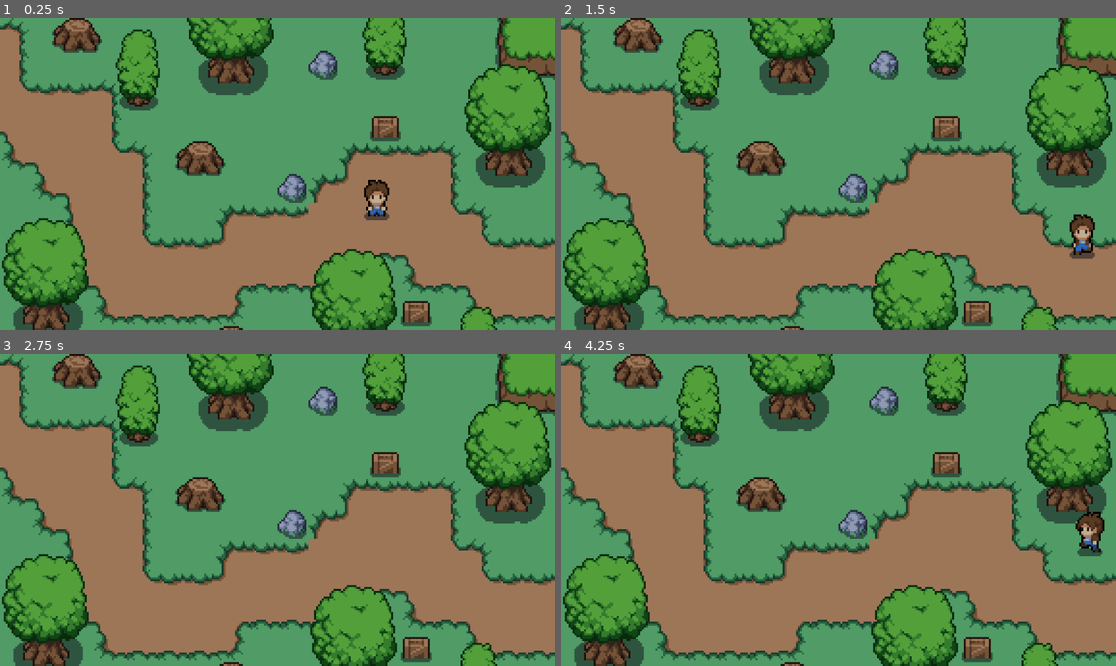
Above: before the commit, frames 1-4 (two rows, left to right).
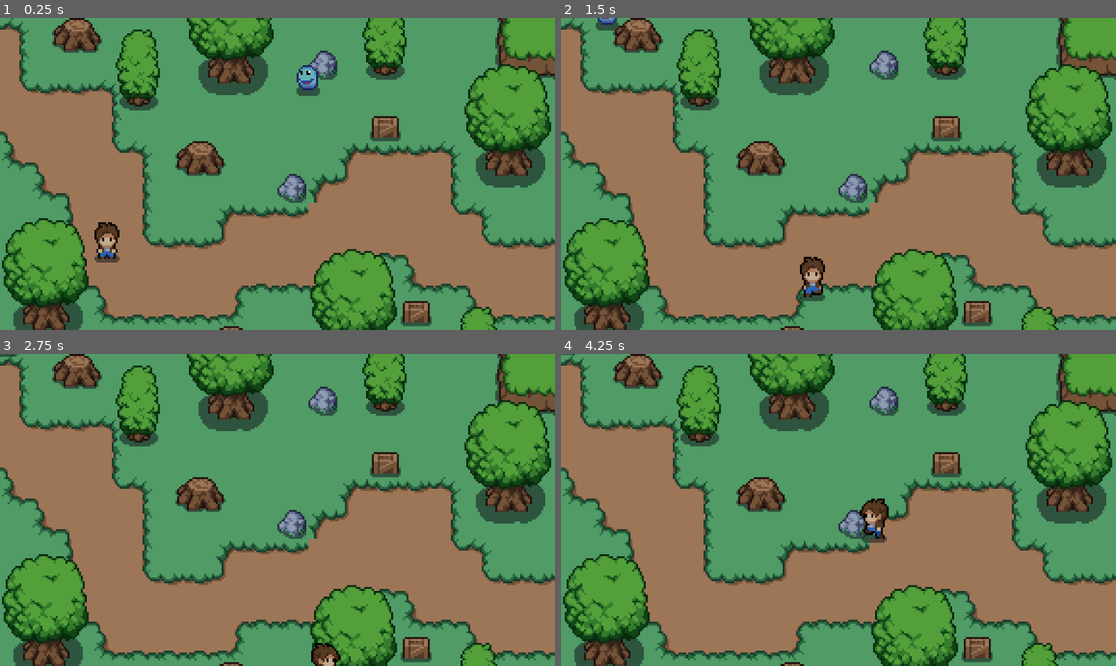
Above: after the commit, the same moments.

Repository: jpdoshi/godot-2d-rpg
Game: Godot game, scene res://scenes/world.tscn
Same seed, same stepped clock (60 frames per second), same inputs: the game is played once before the commit and once after it. The project has no main scene, so this scene is started directly.
Inputs (mouse positions are in pixels of both pictures, inside the frame that each line leads up to):
- Up to frame 1 (0.25 s): no input
- Up to frame 2 (1.5 s): move the mouse to (960, 158) at 0.52 s; hold Right (ui_right) 0.53-1.28 s; click (960, 158) at 0.6 s; move the mouse to (727, 189) at 1.27 s; hold Down (ui_down) from 1.28 s (still down); click (727, 189) at 1.35 s
- Up to frame 3 (2.75 s): move the mouse to (333, 441) at 2.02 s; release Down (ui_down) at 2.03 s; hold Right (ui_right) from 2.03 s (still down); click (333, 441) at 2.1 s
- Up to frame 4 (4.25 s): move the mouse to (810, 572) at 2.77 s; release Right (ui_right) at 2.78 s; hold Up (ui_up) 2.78-3.53 s; click (810, 572) at 2.85 s; move the mouse to (1005, 556) at 3.52 s; hold Left (ui_left) from 3.53 s (still down); click (1005, 556) at 3.6 s

The runs differ from the first frame. In frame 1, 1.3% of the frame differs, in the area x 17-71%, y 15-79%; in frame 2, 1.2%; in frame 3, 0.3%; in frame 4, 1.1%.

Commit message:
Combat System

Diff:
--- a/project.godot
+++ b/project.godot
@@ -14,10 +14,22 @@
 config/features=PackedStringArray("4.3", "Forward Plus")
 config/icon="res://icon.svg"
 
+[autoload]
+
+global="*res://scripts/global.gd"
+
 [display]
 
 window/stretch/scale=4.0
 
+[input]
+
+attack={
+"deadzone": 0.5,
+"events": [Object(InputEventMouseButton,"resource_local_to_scene":false,"resource_name":"","device":-1,"window_id":0,"alt_pressed":false,"shift_pressed":false,"ctrl_pressed":false,"meta_pressed":false,"button_mask":0,"position":Vector2(0, 0),"global_position":Vector2(0, 0),"factor":1.0,"button_index":1,"canceled":false,"pressed":false,"double_click":false,"script":null)
+]
+}
+
 [rendering]
 
 textures/canvas_textures/default_texture_filter=0
--- a/scenes/player.tscn
+++ b/scenes/player.tscn
@@ -413,11 +413,38 @@
 "speed": 5.0
 }]
 
+[sub_resource type="CircleShape2D" id="CircleShape2D_tygny"]
+radius = 5.0
+
+[sub_resource type="CircleShape2D" id="CircleShape2D_5vckd"]
+radius = 15.0
+
 [node name="Player" type="CharacterBody2D"]
+collision_layer = 3
 script = ExtResource("1_w2avu")
 
 [node name="AnimatedSprite2D" type="AnimatedSprite2D" parent="."]
+position = Vector2(0, -17)
 sprite_frames = SubResource("SpriteFrames_kd1eq")
-animation = &"front_idle"
+animation = &"back_attack"
 
 [node name="CollisionShape2D" type="CollisionShape2D" parent="."]
+position = Vector2(0, -5)
+shape = SubResource("CircleShape2D_tygny")
+
+[node name="player_hitbox" type="Area2D" parent="."]
+
+[node name="CollisionShape2D" type="CollisionShape2D" parent="player_hitbox"]
+position = Vector2(0, -9)
+shape = SubResource("CircleShape2D_5vckd")
+
+[node name="attack_cooldown" type="Timer" parent="."]
+wait_time = 0.5
+
+[node name="attack_timer" type="Timer" parent="."]
+wait_time = 0.5
+
+[connection signal="body_entered" from="player_hitbox" to="." method="_on_player_hitbox_body_entered"]
+[connection signal="body_exited" from="player_hitbox" to="." method="_on_player_hitbox_body_exited"]
+[connection signal="timeout" from="attack_cooldown" to="." method="_on_attack_cooldown_timeout"]
+[connection signal="timeout" from="attack_timer" to="." method="_on_attack_timer_timeout"]
--- /dev/null
+++ b/scenes/slime.tscn
@@ -0,0 +1,171 @@
+[gd_scene load_steps=22 format=3 uid="uid://55u1e6lkdkf6"]
+
+[ext_resource type="Script" path="res://scripts/enemy.gd" id="1_brkuh"]
+[ext_resource type="Texture2D" uid="uid://dj88on0rpti5n" path="res://sprites/characters/slime.png" id="1_tgnaw"]
+
+[sub_resource type="AtlasTexture" id="AtlasTexture_3dfb2"]
+atlas = ExtResource("1_tgnaw")
+region = Rect2(0, 384, 32, 32)
+
+[sub_resource type="AtlasTexture" id="AtlasTexture_mulnm"]
+atlas = ExtResource("1_tgnaw")
+region = Rect2(32, 384, 32, 32)
+
+[sub_resource type="AtlasTexture" id="AtlasTexture_744b3"]
+atlas = ExtResource("1_tgnaw")
+region = Rect2(64, 384, 32, 32)
+
+[sub_resource type="AtlasTexture" id="AtlasTexture_grj8u"]
+atlas = ExtResource("1_tgnaw")
+region = Rect2(96, 384, 32, 32)
+
+[sub_resource type="AtlasTexture" id="AtlasTexture_xmf2o"]
+atlas = ExtResource("1_tgnaw")
+region = Rect2(128, 384, 32, 32)
+
+[sub_resource type="AtlasTexture" id="AtlasTexture_u8wio"]
+atlas = ExtResource("1_tgnaw")
+region = Rect2(0, 32, 32, 32)
+
+[sub_resource type="AtlasTexture" id="AtlasTexture_6ulii"]
+atlas = ExtResource("1_tgnaw")
+region = Rect2(32, 32, 32, 32)
+
+[sub_resource type="AtlasTexture" id="AtlasTexture_3lnl0"]
+atlas = ExtResource("1_tgnaw")
+region = Rect2(64, 32, 32, 32)
+
+[sub_resource type="AtlasTexture" id="AtlasTexture_vjqyh"]
+atlas = ExtResource("1_tgnaw")
+region = Rect2(96, 32, 32, 32)
+
+[sub_resource type="AtlasTexture" id="AtlasTexture_3nq2s"]
+atlas = ExtResource("1_tgnaw")
+region = Rect2(0, 128, 32, 32)
+
+[sub_resource type="AtlasTexture" id="AtlasTexture_8xfag"]
+atlas = ExtResource("1_tgnaw")
+region = Rect2(32, 128, 32, 32)
+
+[sub_resource type="AtlasTexture" id="AtlasTexture_ao0vh"]
+atlas = ExtResource("1_tgnaw")
+region = Rect2(64, 128, 32, 32)
+
+[sub_resource type="AtlasTexture" id="AtlasTexture_1uyeq"]
+atlas = ExtResource("1_tgnaw")
+region = Rect2(96, 128, 32, 32)
+
+[sub_resource type="AtlasTexture" id="AtlasTexture_7j4hf"]
+atlas = ExtResource("1_tgnaw")
+region = Rect2(128, 128, 32, 32)
+
+[sub_resource type="AtlasTexture" id="AtlasTexture_amxyn"]
+atlas = ExtResource("1_tgnaw")
+region = Rect2(160, 128, 32, 32)
+
+[sub_resource type="SpriteFrames" id="SpriteFrames_dd7dk"]
+animations = [{
+"frames": [{
+"duration": 1.0,
+"texture": SubResource("AtlasTexture_3dfb2")
+}, {
+"duration": 1.0,
+"texture": SubResource("AtlasTexture_mulnm")
+}, {
+"duration": 1.0,
+"texture": SubResource("AtlasTexture_744b3")
+}, {
+"duration": 1.0,
+"texture": SubResource("AtlasTexture_grj8u")
+}, {
+"duration": 1.0,
+"texture": SubResource("AtlasTexture_xmf2o")
+}],
+"loop": true,
+"name": &"death",
+"speed": 5.0
+}, {
+"frames": [{
+"duration": 1.0,
+"texture": SubResource("AtlasTexture_u8wio")
+}, {
+"duration": 1.0,
+"texture": SubResource("AtlasTexture_6ulii")
+}, {
+"duration": 1.0,
+"texture": SubResource("AtlasTexture_3lnl0")
+}, {
+"duration": 1.0,
+"texture": SubResource("AtlasTexture_vjqyh")
+}],
+"loop": true,
+"name": &"idle",
+"speed": 5.0
+}, {
+"frames": [{
+"duration": 1.0,
+"texture": SubResource("AtlasTexture_3nq2s")
+}, {
+"duration": 1.0,
+"texture": SubResource("AtlasTexture_8xfag")
+}, {
+"duration": 1.0,
+"texture": SubResource("AtlasTexture_ao0vh")
+}, {
+"duration": 1.0,
+"texture": SubResource("AtlasTexture_1uyeq")
+}, {
+"duration": 1.0,
+"texture": SubResource("AtlasTexture_7j4hf")
+}, {
+"duration": 1.0,
+"texture": SubResource("AtlasTexture_amxyn")
+}],
+"loop": true,
+"name": &"walk",
+"speed": 5.0
+}]
+
+[sub_resource type="CircleShape2D" id="CircleShape2D_t4qqp"]
+radius = 5.0021
+
+[sub_resource type="CircleShape2D" id="CircleShape2D_bmnqd"]
+radius = 54.0103
+
+[sub_resource type="CircleShape2D" id="CircleShape2D_8pob0"]
+radius = 13.0384
+
+[node name="slime" type="CharacterBody2D"]
+collision_layer = 3
+collision_mask = 3
+script = ExtResource("1_brkuh")
+
+[node name="AnimatedSprite2D" type="AnimatedSprite2D" parent="."]
+position = Vector2(0, -7.475)
+sprite_frames = SubResource("SpriteFrames_dd7dk")
+animation = &"idle"
+
+[node name="CollisionShape2D" type="CollisionShape2D" parent="."]
+position = Vector2(0, -4.855)
+shape = SubResource("CircleShape2D_t4qqp")
+
+[node name="detection_area" type="Area2D" parent="."]
+
+[node name="CollisionShape2D" type="CollisionShape2D" parent="detection_area"]
+position = Vector2(0, -5.055)
+shape = SubResource("CircleShape2D_bmnqd")
+
+[node name="enemy_hitbox" type="Area2D" parent="."]
+
+[node name="CollisionShape2D" type="CollisionShape2D" parent="enemy_hitbox"]
+position = Vector2(0, -5)
+shape = SubResource("CircleShape2D_8pob0")
+
+[node name="damage_cooldown" type="Timer" parent="."]
+wait_time = 0.5
+
+[connection signal="body_entered" from="detection_area" to="." method="_on_detection_area_body_entered"]
+[connection signal="body_exited" from="detection_area" to="." method="_on_detection_area_body_exited"]
+[connection signal="body_entered" from="enemy_hitbox" to="." method="_on_enemy_hitbox_body_entered"]
+[connection signal="body_exited" from="enemy_hitbox" to="." method="_on_enemy_hitbox_body_exited"]
+[connection signal="timeout" from="damage_cooldown" to="." method="_on_damage_cooldown_timeout"]
--- a/scenes/world.tscn
+++ b/scenes/world.tscn
@@ -1,9 +1,10 @@
-[gd_scene load_steps=9 format=3 uid="uid://bmphf5duk04uq"]
+[gd_scene load_steps=10 format=3 uid="uid://bmphf5duk04uq"]
 
 [ext_resource type="Texture2D" uid="uid://cr1fen3slmvwm" path="res://sprites/tilesets/plains.png" id="1_5gj6b"]
 [ext_resource type="Texture2D" uid="uid://d3y2fuc8lv6aw" path="res://sprites/tilesets/grass.png" id="2_feycx"]
 [ext_resource type="Texture2D" uid="uid://b67inrs3njfvb" path="res://sprites/objects/objects.png" id="3_xi8rd"]
 [ext_resource type="PackedScene" uid="uid://bopnc7ijraw7j" path="res://scenes/player.tscn" id="4_2aa5j"]
+[ext_resource type="PackedScene" uid="uid://55u1e6lkdkf6" path="res://scenes/slime.tscn" id="5_45y2h"]
 
 [sub_resource type="TileSetAtlasSource" id="TileSetAtlasSource_433gl"]
 texture = ExtResource("1_5gj6b")
@@ -43,25 +44,42 @@
 [sub_resource type="TileSetAtlasSource" id="TileSetAtlasSource_2oido"]
 texture = ExtResource("3_xi8rd")
 0:0/0 = 0
+0:0/0/y_sort_origin = 3
+0:0/0/physics_layer_0/polygon_0/points = PackedVector2Array(-0.530329, 0.707106, 8, 1.41421, 0, 4.94975, -8, 1.59099)
 0:1/0 = 0
+0:1/0/y_sort_origin = 3
+0:1/0/physics_layer_0/polygon_0/points = PackedVector2Array(0.176777, 0.176777, 6.18719, 4.24264, 0.353554, 8, -8, 1.59099)
 5:0/0 = 0
+5:0/0/y_sort_origin = 4
+5:0/0/physics_layer_0/polygon_0/points = PackedVector2Array(6.18719, 1.41421, 6.36396, 6.36396, -6.36396, 6.36396, -6.36396, 1.41421)
 0:5/size_in_atlas = Vector2i(3, 4)
 0:5/0 = 0
+0:5/0/y_sort_origin = 16
+0:5/0/physics_layer_0/polygon_0/points = PackedVector2Array(-8, 8, 8, 8, 12.3744, 18.7383, 7.42462, 26.5165, -7.07107, 26.5165, -12.0208, 19.4454)
 6:7/size_in_atlas = Vector2i(2, 2)
 6:7/0 = 0
+6:7/0/y_sort_origin = 5
+6:7/0/physics_layer_0/polygon_0/points = PackedVector2Array(-8, 4, 8, 4.5, 14.75, 9, 7.42462, 14.4957, -5.65685, 14.8492, -15.25, 8.25)
 8:6/size_in_atlas = Vector2i(2, 3)
 8:6/0 = 0
+8:6/0/y_sort_origin = 12
+8:6/0/physics_layer_0/polygon_0/points = PackedVector2Array(0.353554, 8, 9.19239, 12.3744, 6.36396, 20.1525, 0.707108, 21.9203, -6.01041, 19.799, -8.83883, 12.0208)
 10:7/size_in_atlas = Vector2i(2, 2)
 10:7/0 = 0
+10:7/0/y_sort_origin = 6
+10:7/0/physics_layer_0/polygon_0/points = PackedVector2Array(-0.35355, 2.47487, 11.6673, 2.82843, 8, 8, 0.707108, 8, -8, 8, -12.3744, 3.53553)
 
 [sub_resource type="TileSet" id="TileSet_34r74"]
+physics_layer_0/collision_layer = 1
 sources/0 = SubResource("TileSetAtlasSource_433gl")
 sources/1 = SubResource("TileSetAtlasSource_78k6b")
 sources/2 = SubResource("TileSetAtlasSource_2oido")
 
 [node name="World" type="Node2D"]
+y_sort_enabled = true
 
 [node name="TileMap" type="TileMap" parent="."]
+y_sort_enabled = true
 tile_set = SubResource("TileSet_34r74")
 format = 2
 layer_0/name = "ground"
@@ -69,7 +87,11 @@
 layer_1/name = "cliff"
 layer_1/tile_data = PackedInt32Array(25, 131072, 5, 24, 131072, 5, 23, 131072, 5, 22, 131072, 5, 21, 131072, 5, 20, 131 …(396 unchanged characters)…
 layer_2/name = "objects"
+layer_2/y_sort_enabled = true
 layer_2/tile_data = PackedInt32Array(2, 655362, 7, 262150, 655362, 7, 262163, 655362, 7, 24, 655362, 7, 655367, 655362, …(345 unchanged characters)…
 
 [node name="Player" parent="." instance=ExtResource("4_2aa5j")]
-position = Vector2(195, 86)
+position = Vector2(55, 125)
+
+[node name="slime" parent="." instance=ExtResource("5_45y2h")]
+position = Vector2(228, 57)
--- /dev/null
+++ b/scripts/enemy.gd
@@ -0,0 +1,61 @@
+extends CharacterBody2D
+
+var speed = 40
+var health = 100
+
+var chase_player = false
+var player = null
+
+var can_take_damage = true
+var in_attack_zone = false
+
+func _physics_process(delta):
+	get_damage()
+
+	if chase_player:
+		position += (player.position - position) / speed
+		$AnimatedSprite2D.play("walk")
+
+		if (player.position.x - position.x) < 0:
+			$AnimatedSprite2D.flip_h = true
+		else:
+			$AnimatedSprite2D.flip_h = false
+
+	else:
+		$AnimatedSprite2D.play("idle")
+
+func _on_detection_area_body_entered(body):
+	player = body
+	chase_player = true
+
+
+func _on_detection_area_body_exited(body):
+	player = null
+	chase_player = false
+
+func enemy():
+	pass
+
+func _on_enemy_hitbox_body_entered(body):
+	if (body.has_method("player")):
+		in_attack_zone = true
+
+func _on_enemy_hitbox_body_exited(body):
+	if (body.has_method("player")):
+		in_attack_zone = false
+
+func get_damage():
+	if (in_attack_zone and global.is_attacking):
+		if can_take_damage:
+			health -= 20
+			print("slime health:", health)
+
+			$damage_cooldown.start()
+			can_take_damage = false
+
+			if health <= 0:
+				health = 0
+				self.queue_free()
+
+func _on_damage_cooldown_timeout():
+	can_take_damage = true
--- /dev/null
+++ b/scripts/global.gd
@@ -0,0 +1,3 @@
+extends Node
+
+var is_attacking = false
--- a/scripts/player.gd
+++ b/scripts/player.gd
@@ -2,12 +2,26 @@
 
 const speed = 100
 var current_dir = "none"
+
+var in_attack_range = false
+var in_attack_cooldown = true
+var attack_in_progress = false
+
+var health = 200
+var is_alive = true
 
 func _ready():
 	$AnimatedSprite2D.play("front_idle")
 
 func _physics_process(delta):
 	player_movement(delta)
+	get_damage()
+	attack()
+
+	if health <= 0:
+		health = 0
+		is_alive = false
+		self.queue_free()
 
 func player_movement(delta):
 	if Input.is_action_pressed("ui_left"):
@@ -48,27 +62,80 @@
 	if dir == "left":
 		anim.flip_h = true
 		if movement == 0:
-			anim.play("side_idle")
+			if attack_in_progress == false:
+				anim.play("side_idle")
 		elif movement == 1:
 			anim.play("side_walk")
 
 	if dir == "right":
 		anim.flip_h = false
 		if movement == 0:
-			anim.play("side_idle")
+			if attack_in_progress == false:
+				anim.play("side_idle")
 		elif movement == 1:
 			anim.play("side_walk")
 
 	if dir == "up":
 		anim.flip_h = false
 		if movement == 0:
-			anim.play("back_idle")
+			if attack_in_progress == false:
+				anim.play("back_idle")
 		elif movement == 1:
 			anim.play("back_walk")
 
 	if dir == "down":
 		anim.flip_h = false
 		if movement == 0:
-			anim.play("front_idle")
+			if attack_in_progress == false:
+				anim.play("front_idle")
 		elif movement == 1:
 			anim.play("front_walk")
+
+func _on_player_hitbox_body_entered(body):
+	if body.has_method("enemy"):
+		in_attack_range = true
+
+func _on_player_hitbox_body_exited(body):
+	if body.has_method("enemy"):
+		in_attack_range = false
+
+func player():
+	pass
+
+func get_damage():
+	if in_attack_range and in_attack_cooldown:
+		health -= 20
+		in_attack_cooldown = false
+		$attack_cooldown.start()
+		print("player health:", health)
+
+func _on_attack_cooldown_timeout():
+	in_attack_cooldown = true
+
+func attack():
+	var dir = current_dir
+
+	if Input.is_action_just_pressed("attack"):
+		global.is_attacking = true
+		attack_in_progress = true
+
+		if dir == "left":
+			$AnimatedSprite2D.flip_h = true
+			$AnimatedSprite2D.play("side_attack")
+			$attack_timer.start()
+		if dir == "right":
+			$AnimatedSprite2D.flip_h = false
+			$AnimatedSprite2D.play("side_attack")
+			$attack_timer.start()
+		if dir == "up":
+			$AnimatedSprite2D.play("back_attack")
+			$attack_timer.start()
+		if dir == "down":
+			$AnimatedSprite2D.play("front_attack")
+			$attack_timer.start()
+
+func _on_attack_timer_timeout():
+	$attack_timer.stop()
+
+	global.is_attacking = false
+	attack_in_progress = false
Not shown: 1 places in scenes/player.tscn that only renumber resources
